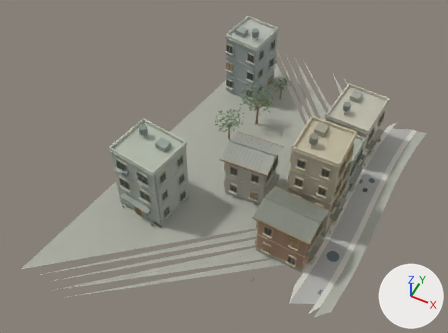
A saved change to the glTF model assets/town/renewal/models/street_7_3.glb.
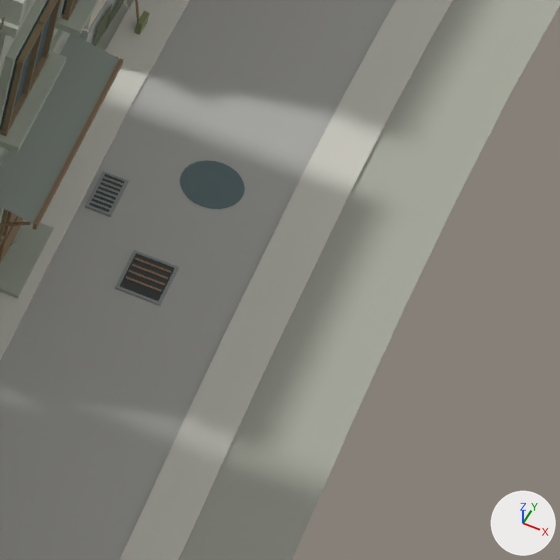
The first picture shows the older version from a 50 mm lens placed at (257.6, -162.8, 61.5), pointed at (234.8, -117.3, 4.6). The close-ups show the older and then the newer version on the part from 78% to 91% of the width and 49% to 66% of the height of that picture. Only the edits that show in the close-ups are written down. Lighting does not change. The marker at lower right points along +X, +Y and +Z. Vertices at exactly the same position are counted once.

Before the edit, the objects in view are built like this:
```python
me_ground_058 = bpy.data.meshes.new('ground.058')
me_ground_058.from_pydata(...)  # 150 vertices, 124 faces; spans x 219.0..255.5, y -139.4..-86.4, z 0.0
me_ground_058.materials.append(mat_ground)
me_metal_044 = bpy.data.meshes.new('metal.044')
me_metal_044.from_pydata(...)  # 3856 vertices, 6272 faces; spans x 223.8..251.3, y -126.1..-94.0, z 0.0..14.2
me_metal_044.materials.append(mat_metal)
me_puddle_040 = bpy.data.meshes.new('puddle.040')
me_puddle_040.from_pydata(...)  # 98 vertices, 144 faces; spans x 249.98..251.67, y -121.32..-106.8, z 0.01
me_puddle_040.materials.append(mat_puddle)
ob_ground_058 = bpy.data.objects.new('ground.058', me_ground_058)
ob_ground_058.location = (0.0, 0.0, 0.0)
ob_metal_044 = bpy.data.objects.new('metal.044', me_metal_044)
ob_metal_044.location = (0.0, 0.0, 0.0)
ob_puddle_040 = bpy.data.objects.new('puddle.040', me_puddle_040)
ob_puddle_040.location = (0.0, 0.0, 0.0)
# also in view: 'wood.044' at (236.8, -110.2, 5.9); 'glass.044' at (236.9, -110.1, 6.4); 'plaster.044' at (236.8, -110.2, 6.5); 'rust.044' at (238.0, -110.2, 6.8); 'cable.044' at (238.6, -110.2, 3.7)
```
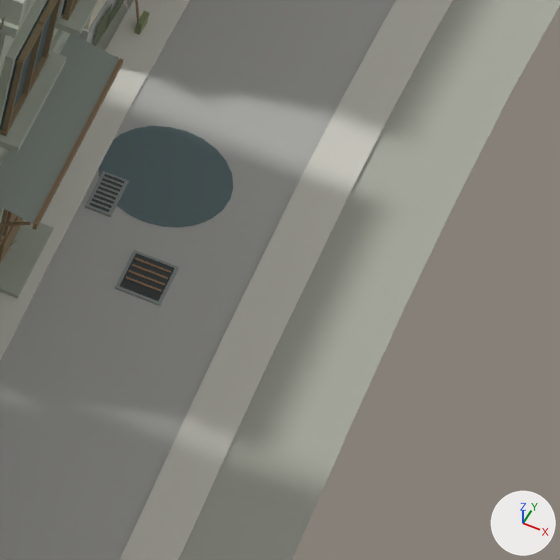
Changed parts and their boxes (x1, y1, x2, y2) in the close-ups (560 x 560 px):
```json
{"object": "puddle.040", "change": "reshaped", "before": [180, 160, 245, 209], "after": [98, 126, 233, 227]}
{"part": 1, "of": "me_puddle_040", "change": "added", "after": [98, 126, 233, 227]}
```

The change, as JSON lines over the scene's bpy script:
```json
{"block": "me_puddle_040", "where": "# used by ob_puddle_040; location = (0.0, 0.0, 0.0)"}
{"op": "remove", "block": "me_puddle_040", "code": "me_puddle_040.from_pydata(...)  # 98 vertices, 144 faces; spans x 249.98..251.67, y -121.32..-106.8, z 0.01"}
{"op": "add", "block": "me_puddle_040", "code": "me_puddle_040.from_pydata(...)  # 96 vertices, 141 faces; spans x 249.82..251.75, y -121.2..-106.47, z 0.01"}
{"block": "me_puddle_040", "change": "me_puddle_040 part 1: a new loose piece of 47 vertices spanning x 249.82..251.54, y -108.23..-106.47, z 0.01, in mat_puddle"}
{"block": "me_puddle_040", "change": "other edits to the shape of me_puddle_040 do not show in these pictures"}
```
